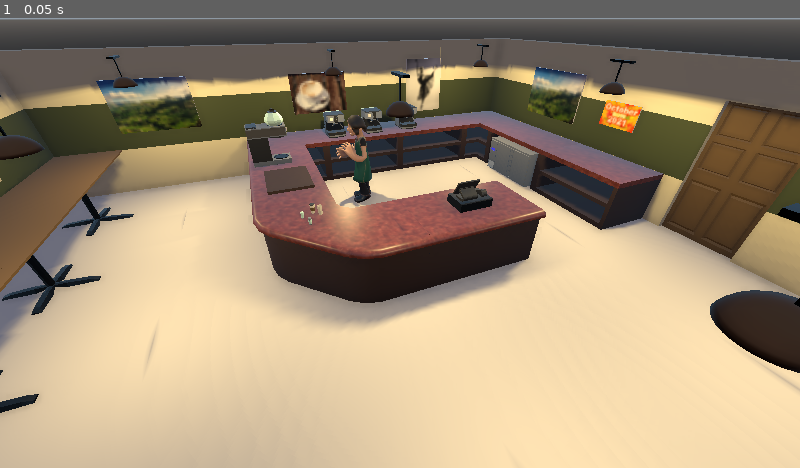
Above: before the commit, frame 1.
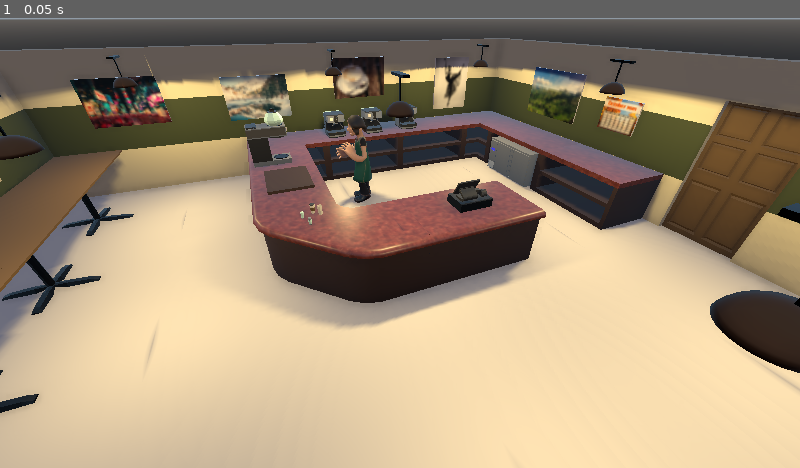
Above: after the commit, the same moment.

Repository: outfrost/ld49
Game: Godot game, scene res://level/Cafe.tscn
Same seed, same stepped clock (60 frames per second), same inputs: the game is played once before the commit and once after it. This scene is started directly instead of the project's main scene.
Inputs:
- Up to frame 1 (0.05 s): no input

The runs differ from the first frame. In frame 1, 4.2% of the frame differs, in the area x 8-81%, y 6-69%.
Error in both runs: Invalid get index 'is_running' (on base: 'null instance'). (res://game/CameraPosition.gd:43)

Commit message:
Add new posters

Diff:
--- a/level/Cafe.tscn
+++ b/level/Cafe.tscn
@@ -35,6 +35,9 @@
 [ext_resource path="res://assets/wall_window.tscn" type="PackedScene" id=33]
 [ext_resource path="res://assets/wall_doorway_angle_openinward.tscn" type="PackedScene" id=34]
 [ext_resource path="res://assets/wall_plain.tscn" type="PackedScene" id=35]
+[ext_resource path="res://assets/imports/posters/winter.gltf" type="PackedScene" id=36]
+[ext_resource path="res://assets/imports/posters/calendar2.gltf" type="PackedScene" id=37]
+[ext_resource path="res://assets/imports/posters/city.gltf" type="PackedScene" id=38]
 
 [sub_resource type="BoxShape" id=1]
 extents = Vector3( 0.25, 0.25, 0.25 )
@@ -634,24 +637,30 @@
 [node name="landscape" parent="LevelStatics/Decorations" instance=ExtResource( 22 )]
 transform = Transform( -2, 0, -3.01992e-07, 0, 2, 0, 3.01992e-07, 0, -2, -3.01, 1.9, -5.51 )
 
-[node name="landscape2" parent="LevelStatics/Decorations" instance=ExtResource( 22 )]
-transform = Transform( 3.89414e-07, 0, -2, 0, 2, 0, 2, 0, 3.89414e-07, -5.51, 1.9, 3.7 )
+[node name="winter" parent="LevelStatics/Decorations" instance=ExtResource( 36 )]
+transform = Transform( 3.89414e-07, 0, -2, 0, 2, 0, 2, 0, 3.89414e-07, -5.51, 1.9, 1.5 )
 
 [node name="ludumdare" parent="LevelStatics/Decorations" instance=ExtResource( 23 )]
 transform = Transform( -1, 0, -1.50996e-07, 0, 1, 0, 1.50996e-07, 0, -1, 2.89, 1.5, -5.5 )
 
 [node name="coffeeposter" parent="LevelStatics/Decorations" instance=ExtResource( 24 )]
-transform = Transform( 1.50996e-07, 0, -2, 0, 2, 0, 2, 0, 1.50996e-07, -5.51, 1.9, 0 )
+transform = Transform( 1.50996e-07, 0, -2, 0, 2, 0, 2, 0, 1.50996e-07, -5.51, 2.2, -1.1 )
 
 [node name="balerine" parent="LevelStatics/Decorations" instance=ExtResource( 25 )]
-transform = Transform( -8.74228e-08, 0, -2, 0, 2, 0, 2, 0, -8.74228e-08, -5.5, 1.9, -3 )
+transform = Transform( -8.74228e-08, 0, -2, 0, 2, 0, 2, 0, -8.74228e-08, -5.5, 1.9, -3.9 )
 
 [node name="calendar" parent="LevelStatics/Decorations" instance=ExtResource( 26 )]
-transform = Transform( -1, 0, -8.74228e-08, 0, 1, 0, 8.74228e-08, 0, -1, -1.11, 1.8, -5.5 )
+transform = Transform( 0.707107, 0, 0.707107, 0, 1, 0, -0.707107, 0, 0.707107, 5.32, 1.8, 2.64 )
+
+[node name="calendar2" parent="LevelStatics/Decorations" instance=ExtResource( 37 )]
+transform = Transform( -2, 0, -3.01992e-07, 0, 2, 0, 3.01992e-07, 0, -2, -1.11, 1.8, -5.5 )
 
 [node name="poster-1" parent="LevelStatics/Decorations" instance=ExtResource( 27 )]
 transform = Transform( -1, 0, 8.74228e-08, 0, 1, 0, -8.74228e-08, 0, -1, 4.69, 1.8, -5.5 )
 
+[node name="city" parent="LevelStatics/Decorations" instance=ExtResource( 38 )]
+transform = Transform( 2.62268e-07, 0, -2, 0, 2, 0, 2, 0, 2.62268e-07, -5.51, 2, 4.2 )
+
 [node name="table_high_rect_exportprep" parent="LevelStatics" instance=ExtResource( 7 )]
 transform = Transform( 1, 0, 0, 0, 1, 0, 0, 0, 1, 5.125, 0, -1.99998 )
 
@@ -685,6 +694,16 @@
 [node name="air_conditioner_exportprep" parent="." instance=ExtResource( 14 )]
 transform = Transform( 1, 0, 0, 0, 1, 0, 0, 0, 1, 2.99, 2.25, -5.51 )
 
+[node name="Skidmark" type="OmniLight" parent="air_conditioner_exportprep"]
+transform = Transform( 1, 0, 0, 0, 1, 0, 0, 0, 1, -0.3, 0.11, 0.34 )
+light_color = Color( 1, 0.933333, 0.8, 1 )
+light_energy = 2.0
+light_negative = true
+light_specular = 0.0
+shadow_enabled = true
+omni_range = 0.6
+omni_attenuation = 2.0
+
 [node name="Cup2" type="MeshInstance" parent="."]
 transform = Transform( 0.07, 0, 0, 0, 0.07, 0, 0, 0, 0.07, -1.109, 1.05, 1.434 )
 visible = false
Binary file added: assets/imports/posters/calendar2.bin
Not shown, added: assets/imports/posters/calendar2.gltf
Not shown, added: assets/imports/posters/calendar2.gltf.import
Binary file added: assets/imports/posters/city.bin
Not shown, added: assets/imports/posters/city.gltf
Not shown, added: assets/imports/posters/city.gltf.import
Binary file changed: assets/imports/posters/tx-ld49-outfrost.png
Binary file added: assets/imports/posters/winter.bin
Not shown, added: assets/imports/posters/winter.gltf
Not shown, added: assets/imports/posters/winter.gltf.import
Not shown: 1 places in level/Cafe.tscn that only renumber resources
